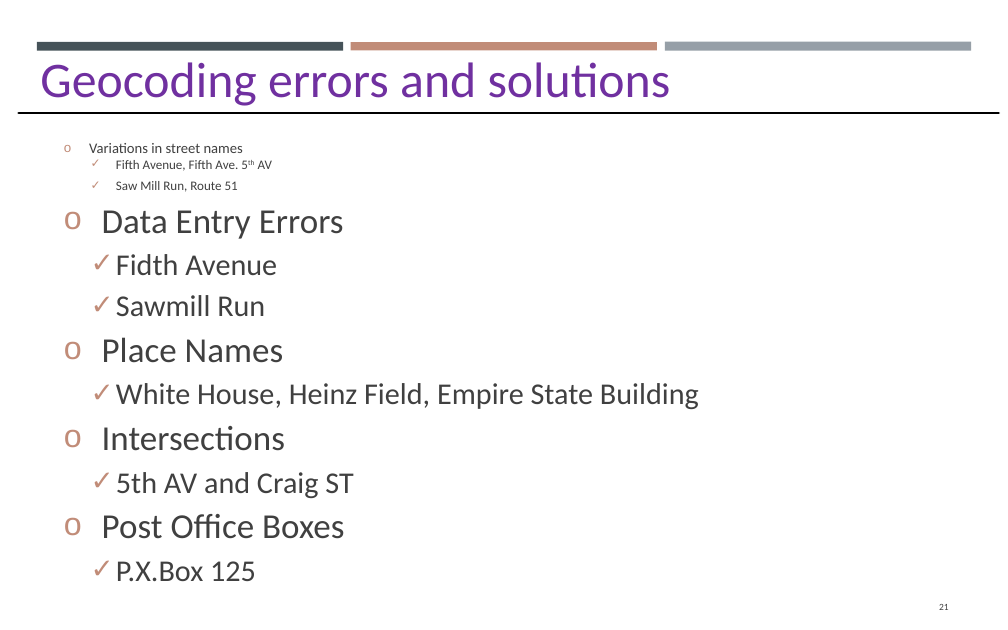
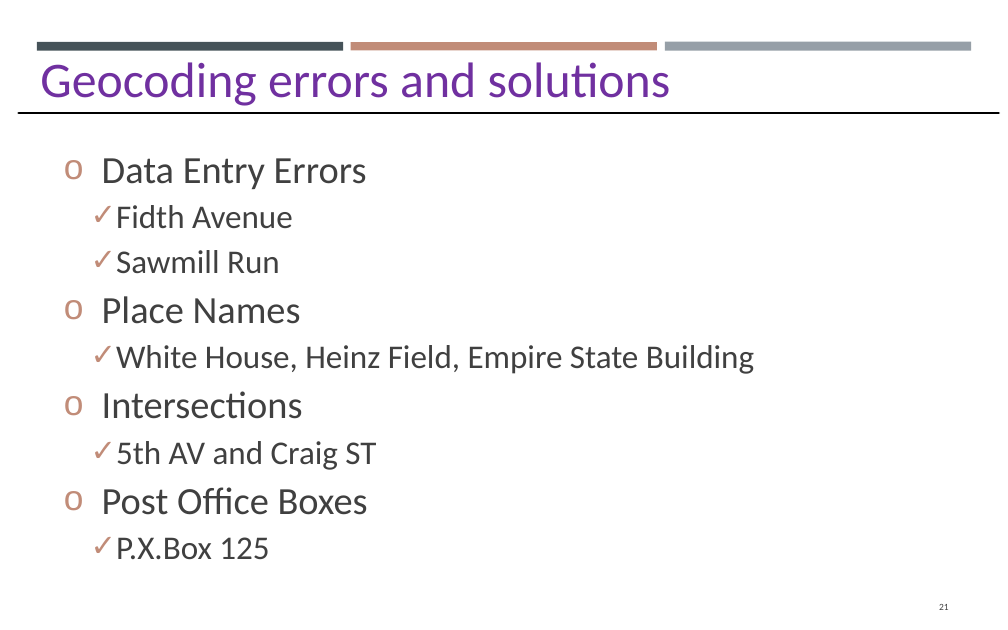
Before and after one commit to gisynw/GIS_I, a slide deck: slide 21 of docs/Lectures/Week12/Lecture12_GEOG2475_Geocoding.pptx. Drawn at 1008x630 pixels with LibreOffice and Linux fonts; fonts in the diff are those of the drawing. Boxes give left, top, right and bottom in pixels: in the first picture for what was removed or moved away, otherwise in the second. Text is boxed around its words. In the diff, an @@ line names an element or a change of style, - is before the commit and + after.

Commit message:
update files

```diff
--- a/docs/Lectures/Week12/Lecture12_GEOG2475_Geocoding.pptx
+++ b/docs/Lectures/Week12/Lecture12_GEOG2475_Geocoding.pptx
@@ text "Data Entry Errors": place and size @@
-text "Data Entry Errors" at <box>89,143,699,581</box>
+text "Data Entry Errors" at <box>102,158,754,559</box>
@@ text "Data Entry Errors" at <box>102,158,754,559</box>: size 22.5 to 24.6 pt in "Data Entry Errors", "Place Names", "Intersections", "Post Office Boxes"; size 19.4 to 21.2 pt in "Fidth Avenue", "Sawmill Run", "White House, Heinz Field, Empire State Building", "5th AV and Craig ST" and 1 more places @@
@@ text at <box>89,143,272,192</box>: paragraphs removed @@
-o Variations in street names
-  ✓ Fifth Avenue, Fifth Ave. 5th AV
-  ✓ Saw Mill Run, Route 51
```
Also in this commit, not shown: 1 other slide changed, 2 slides added, 1 slide removed.
